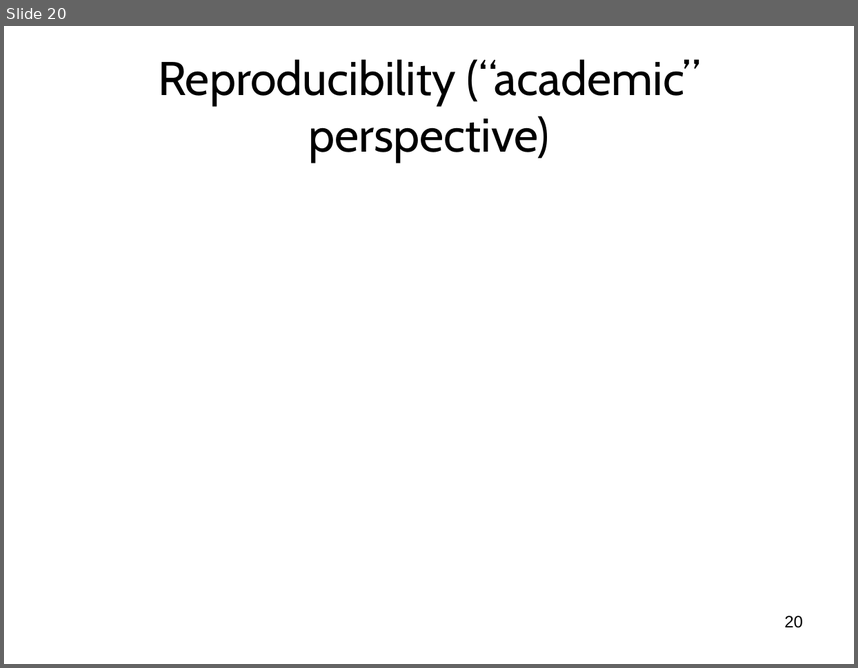
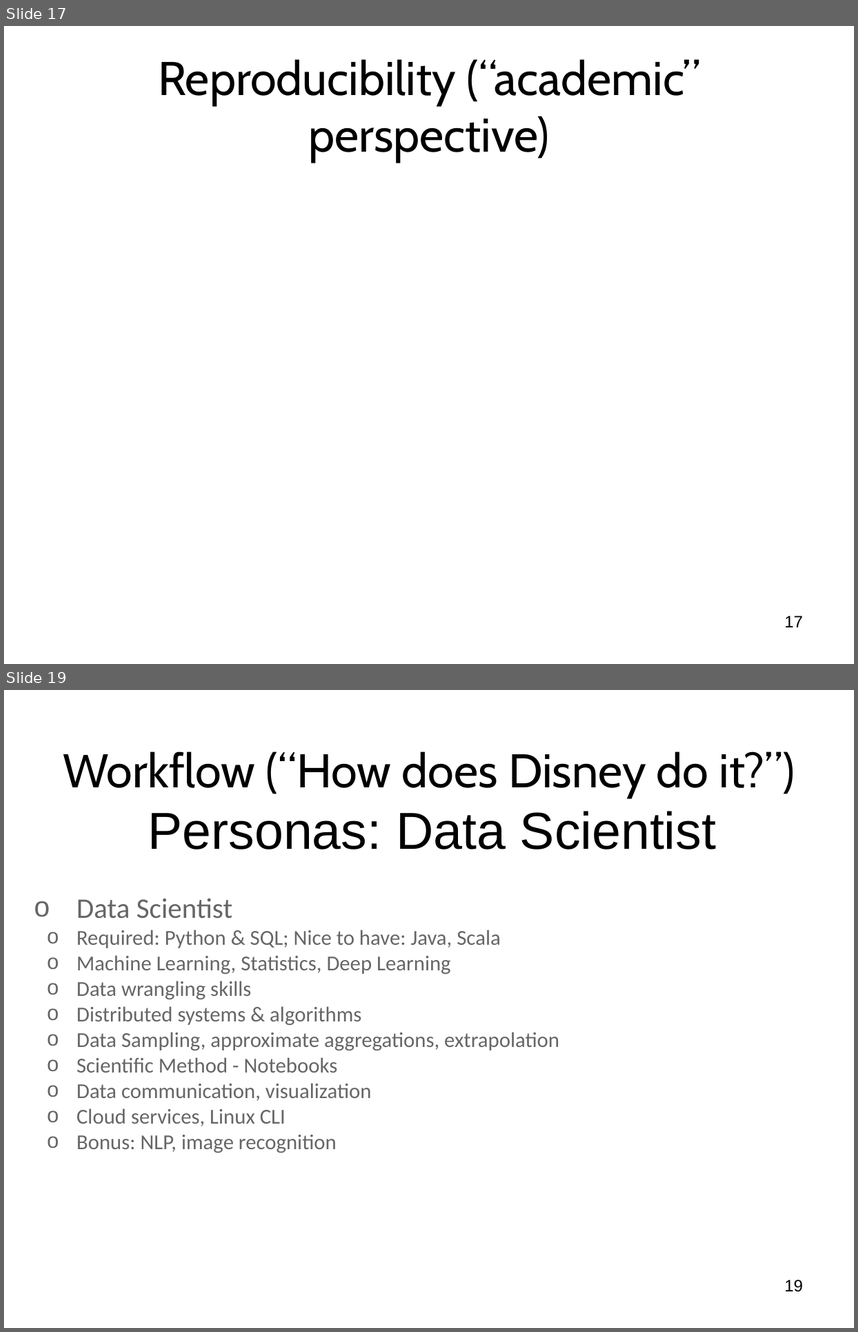
Before and after one commit to wsphd/datajam2018, a slide deck: dj2018.odp. Shown one above the other, each under a label of ours: slide 20 before the commit, slides 17 and 19 after it; the slides between them are not shown. The pictures are 858x668 and 858x1332 pixels, drawn with LibreOffice and Linux fonts; fonts in the diff are those of the drawing. Boxes give left, top, right and bottom in pixels: in the first picture for what was removed or moved away, otherwise in the second. Text is boxed around its words. In the diff, an @@ line names an element or a change of style, - is before the commit and + after.

```diff
--- a/dj2018.odp
+++ b/dj2018.odp
@@ slide 19 added at [4, 690, 854, 1328], background #FFFFFF @@
@@ title added at [63, 751, 795, 798], 40 pt, text #000000 @@
+Workflow (“How does Disney do it?”)
@@ text added at [148, 811, 716, 849], 44 pt, text #000000 @@
+Personas: Data Scientist
@@ text added at [76, 898, 559, 1153], 18 pt, text #666666 @@
+o Data Scientist
+o Required: Python & SQL; Nice to have: Java, Scala
+o Machine Learning, Statistics, Deep Learning
+o Data wrangling skills
+o Distributed systems & algorithms
+o Data Sampling, approximate aggregations, extrapolation
+o Scientific Method - Notebooks
+o Data communication, visualization
+o Cloud services, Linux CLI
+o Bonus: NLP, image recognition
@@ page number added at [784, 1279, 803, 1292], 14 pt, text #000000 @@
+19
@@ what was slide 20 is now slide 17 @@
@@ page number at [784, 615, 803, 627]: text changed @@
-20
+17
```
Also in this commit, not shown: 9 slides changed, 12 other slides added, 8 slides removed, 1 other file.
